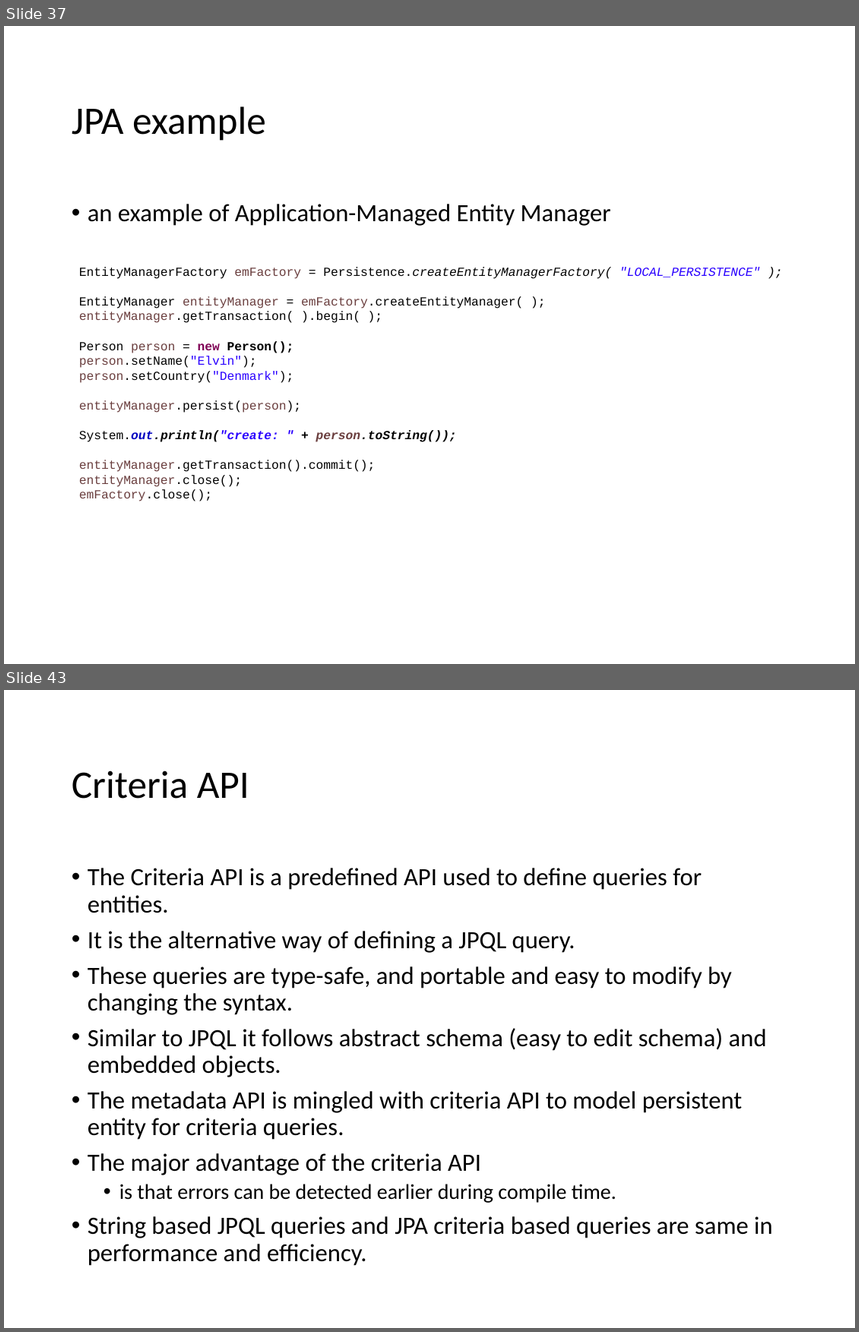
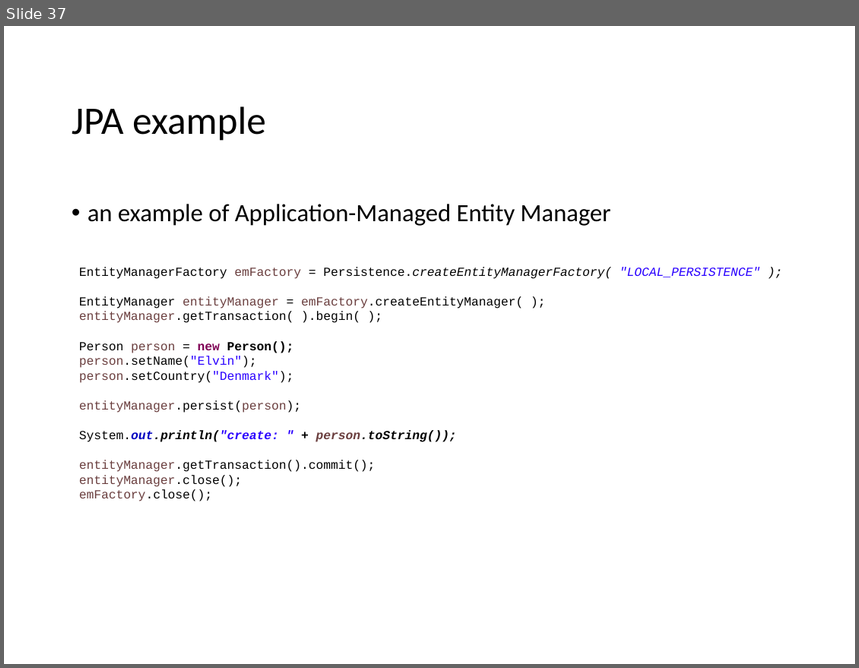
Before and after one commit to lawren43/mytest-repo, a slide deck: test-springmvc/doc/1.JPA Introduction.pptx. Shown one above the other, each under a label of ours: slides 37 and 43 before the commit, slide 37 after it; the slides between them are not shown. The pictures are 859x1332 and 859x668 pixels, drawn with LibreOffice and Linux fonts; fonts in the diff are those of the drawing. Boxes give left, top, right and bottom in pixels: in the first picture for what was removed or moved away, otherwise in the second. Text is boxed around its words. In the diff, an @@ line names an element or a change of style, - is before the commit and + after.

```diff
--- a/test-springmvc/doc/1.JPA Introduction.pptx
+++ b/test-springmvc/doc/1.JPA Introduction.pptx
@@ slide 43 removed at (x1=4, y1=690, x2=855, y2=1328), background #FFFFFF @@
@@ title removed at (x1=72, y1=771, x2=249, y2=799) @@
-Criteria API
@@ text removed at (x1=88, y1=868, x2=773, y2=1266) @@
-• The Criteria API is a predefined API used to define queries for entities.
-• It is the alternative way of defining a JPQL query.
-• These queries are type-safe, and portable and easy to modify by changing the syntax.
-• Similar to JPQL it follows abstract schema (easy to edit schema) and embedded objects.
-• The metadata API is mingled with criteria API to model persistent entity for criteria queries.
-• The major advantage of the criteria API
-  • is that errors can be detected earlier during compile time.
-• String based JPQL queries and JPA criteria based queries are same in performance and efficiency.
```
Also in this commit, not shown: 5 slides changed, 2 slides added, 63 other slides removed, 1 other file.
